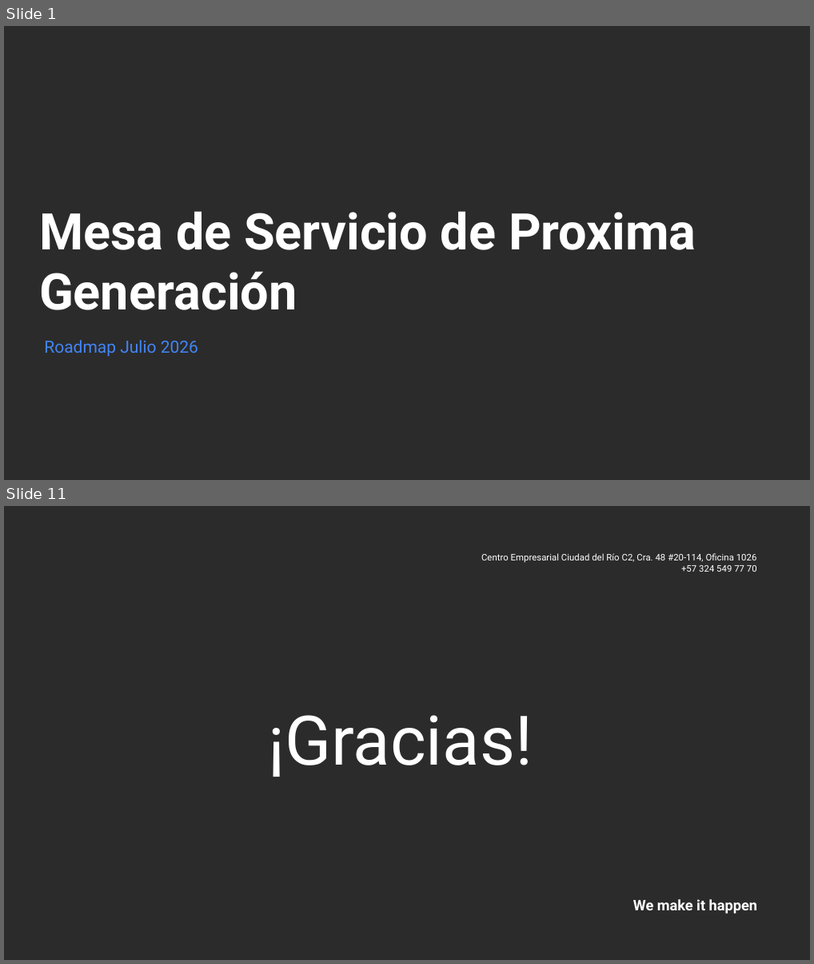
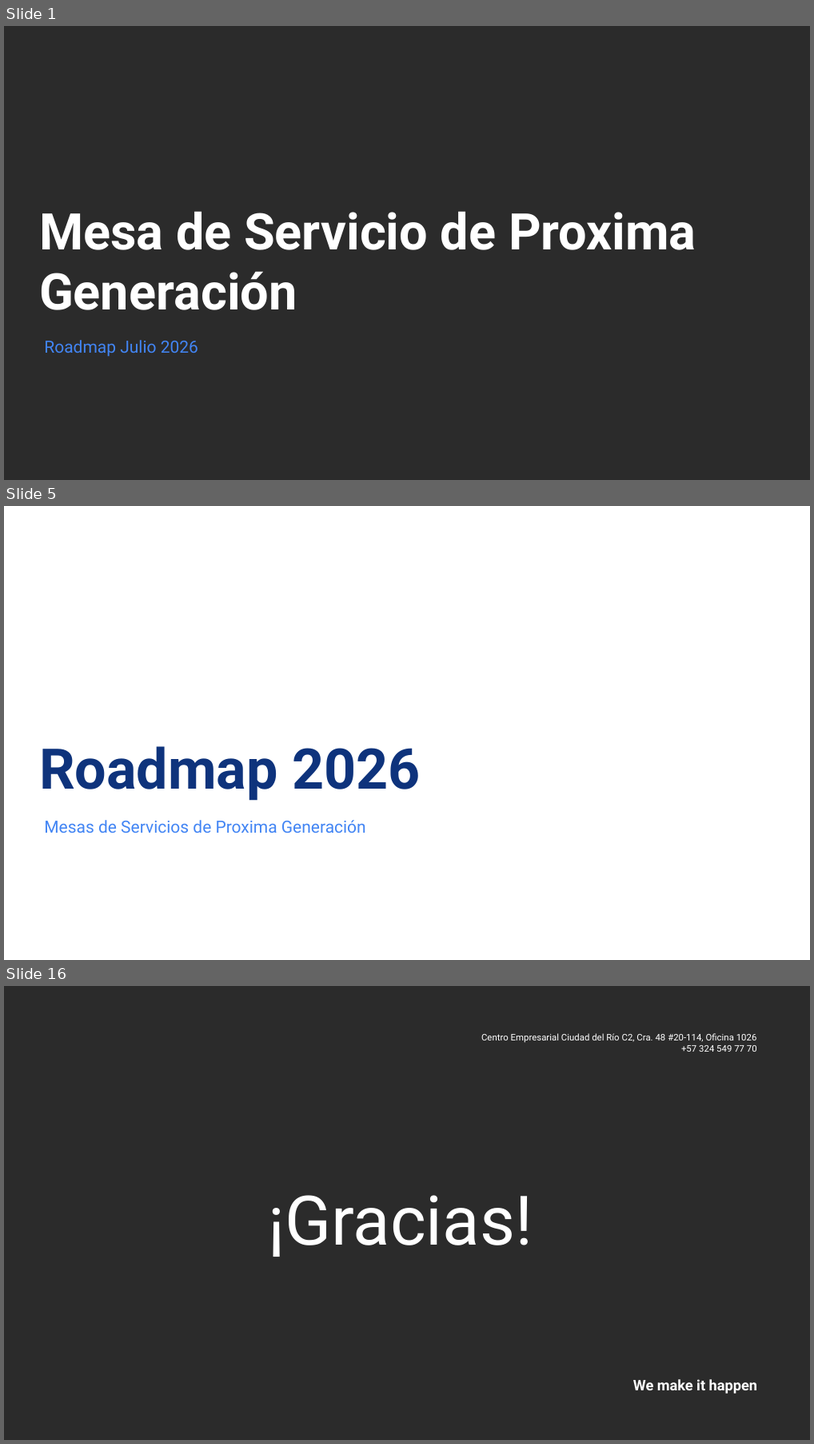
Before and after one commit to nataliazarthapersonalsoft/mesadeservicio-modernizacionaplicaciones, a slide deck: 04-planning/roadmaps/Mesa de Servicio Roadmap Julio.pptx. Shown one above the other, each under a label of ours: slides 1 and 11 before the commit, slides 1, 5 and 16 after it; the slides between them are not shown. The pictures are 814x964 and 814x1444 pixels, drawn with LibreOffice and Linux fonts; fonts in the diff are those of the drawing; background and template pictures are left out; a plain dark background stands for a picture behind light text. Boxes give left, top, right and bottom in pixels: in the first picture for what was removed or moved away, otherwise in the second. Text is boxed around its words. In the diff, an @@ line names an element or a change of style, - is before the commit and + after.

```diff
--- a/04-planning/roadmaps/Mesa de Servicio Roadmap Julio.pptx
+++ b/04-planning/roadmaps/Mesa de Servicio Roadmap Julio.pptx
@@ slide 5 added at box(4, 506, 810, 960), background #FFFFFF @@
@@ title added at box(39, 746, 420, 800), 50 pt, text #0E337C, bold @@
+Roadmap 2026
@@ subtitle added at box(44, 820, 366, 832), 15 pt, text #4285F4 @@
+Mesas de Servicios de Proxima Generación
@@ what was slide 11 is now slide 16 @@
```
Also in this commit, not shown: 7 slides changed, 5 other slides added, 1 slide removed.
